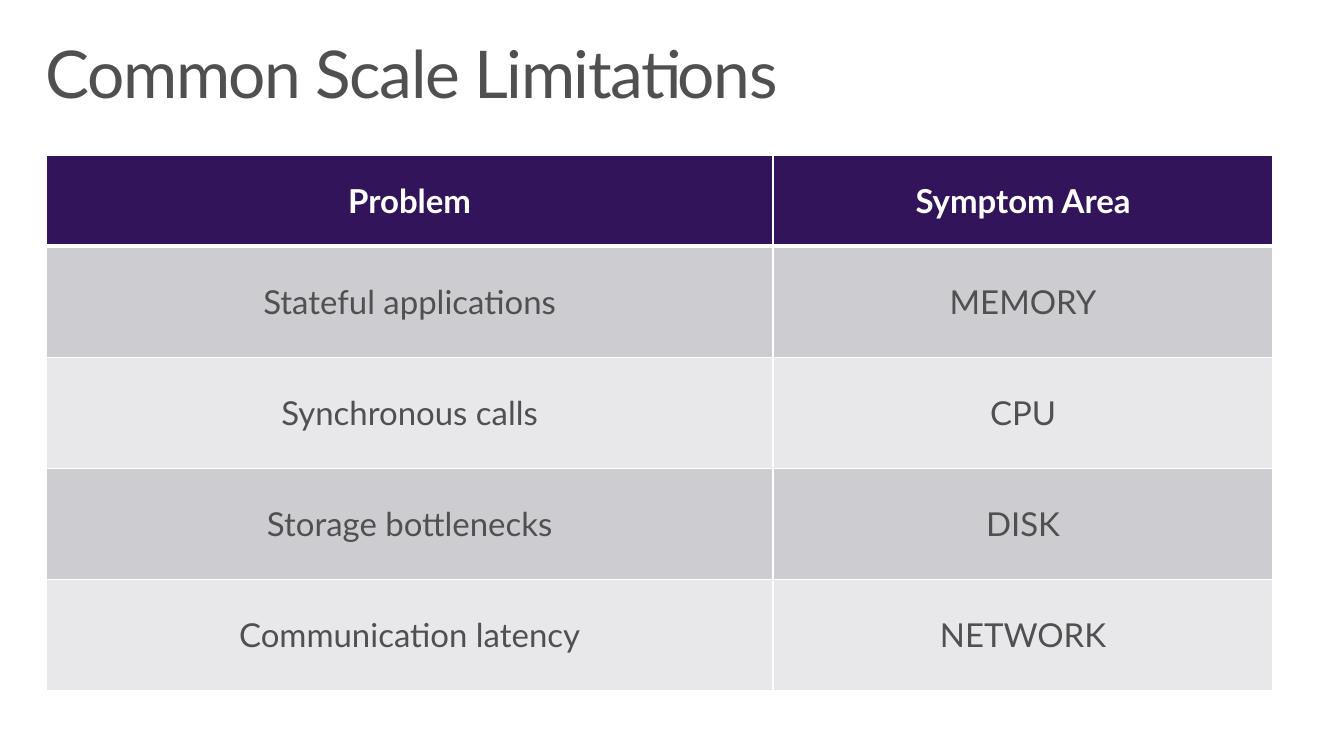
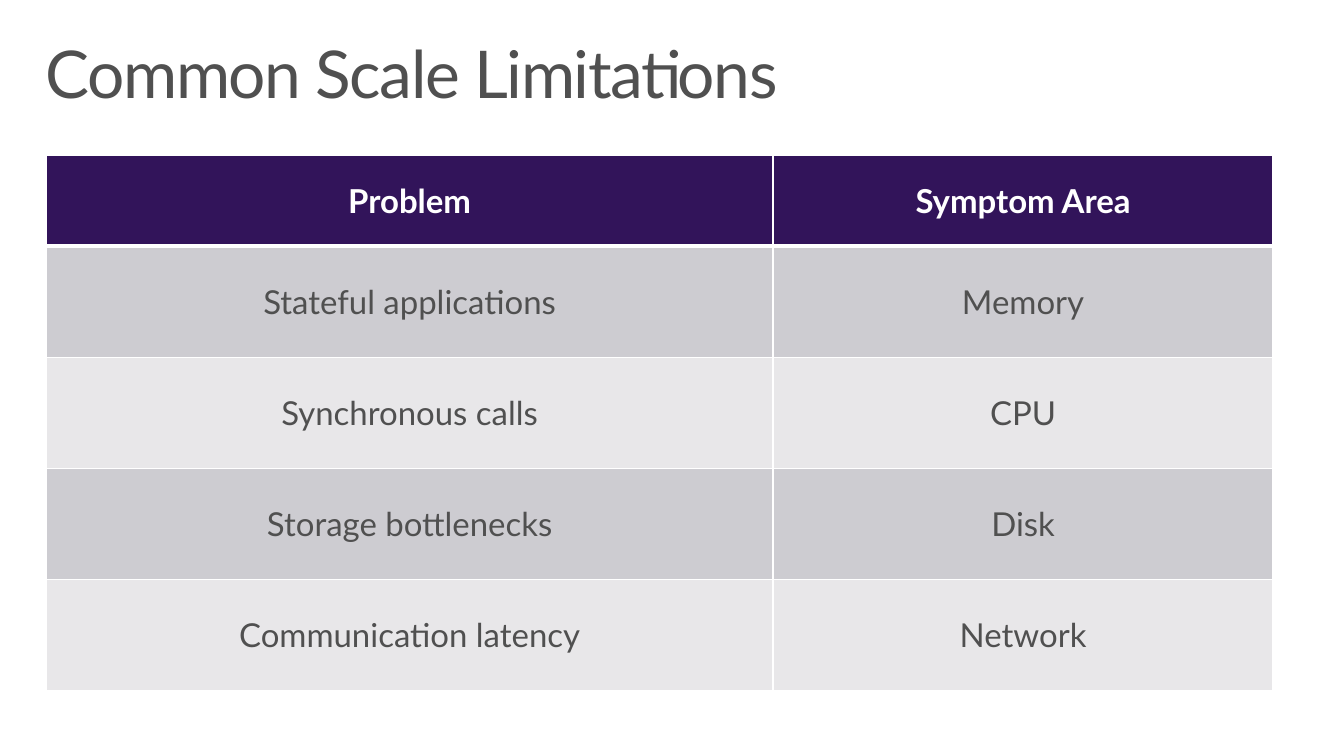
Before and after one commit to wely/DevCamp, a slide deck: slide 32 of Presentation/Module02-ModernCloudApps.pptx (slide 31 before the commit). Drawn at 1344x756 pixels with LibreOffice and Linux fonts; fonts in the diff are those of the drawing; background and template pictures are left out. Boxes give left, top, right and bottom in pixels: in the first picture for what was removed or moved away, otherwise in the second. Text is boxed around its words. In the diff, an @@ line names an element or a change of style, - is before the commit and + after.

```diff
--- a/Presentation/Module02-ModernCloudApps.pptx
+++ b/Presentation/Module02-ModernCloudApps.pptx
@@ table at (46, 155, 1274, 691) @@
-row 2, column 2: MEMORY
+row 2, column 2: Memory
-row 4, column 2: DISK
+row 4, column 2: Disk
-row 5, column 2: NETWORK
+row 5, column 2: Network
```
Also in this commit, not shown: 7 other slides changed, 6 slides added, 2 slides removed.
